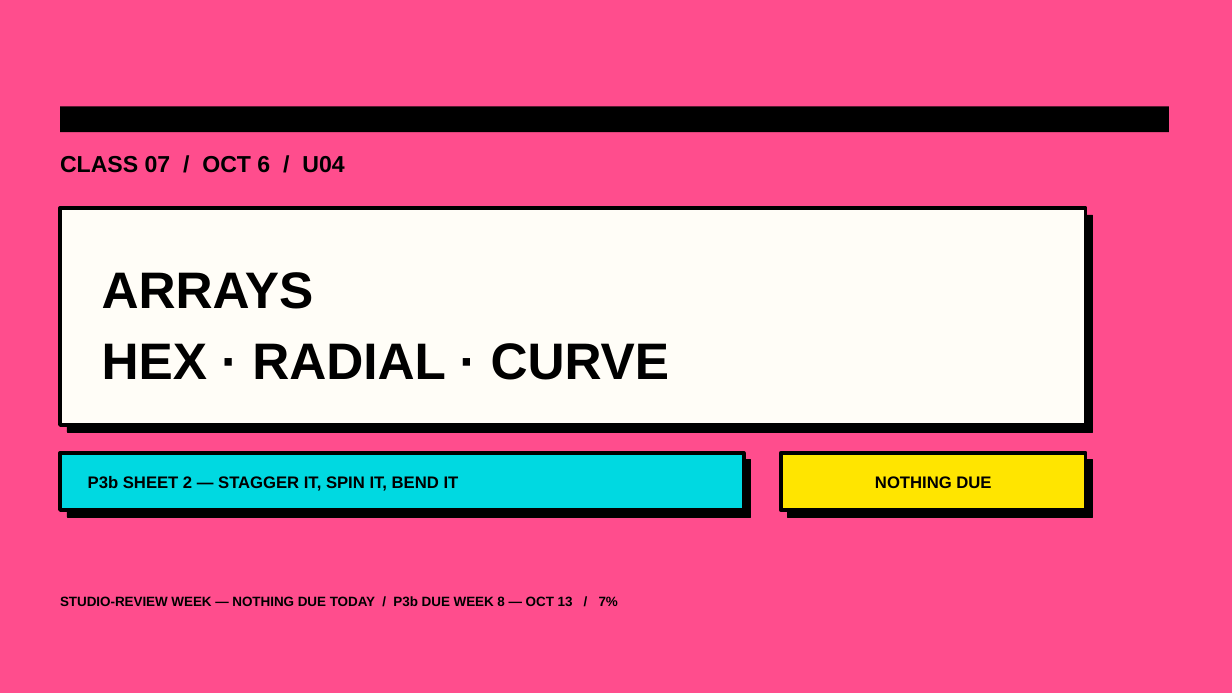
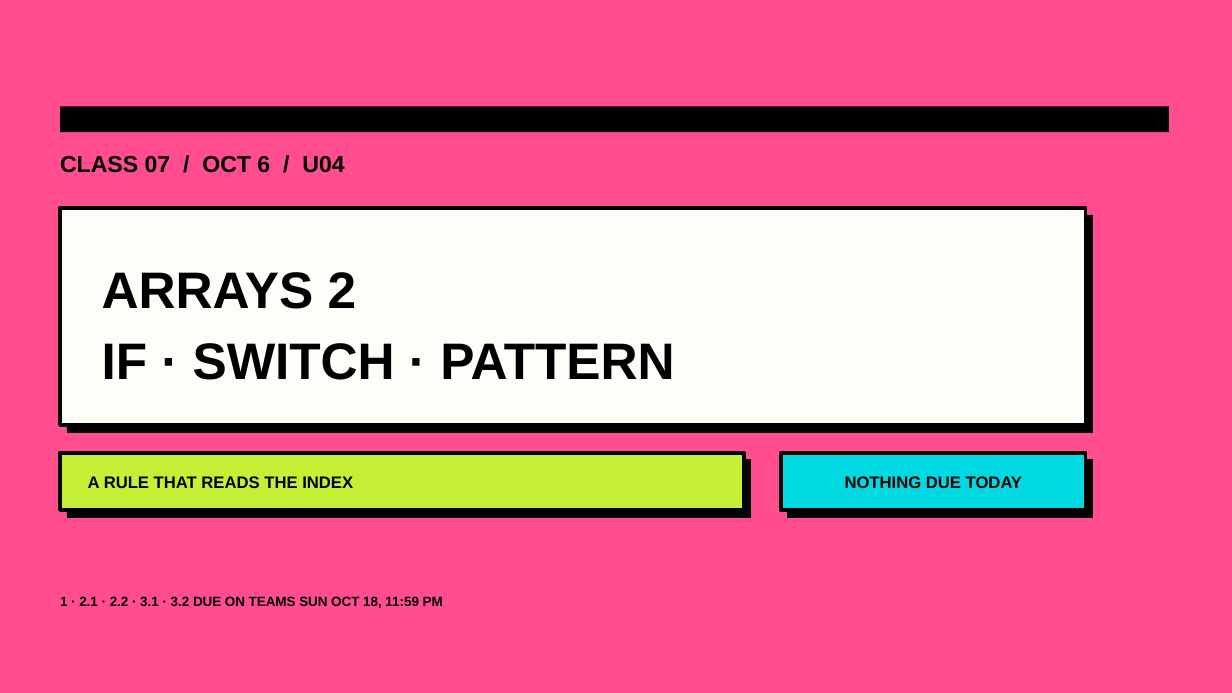
Before and after one commit to luigipacheco/arc3133, a slide deck: slide 1 of slides/ARC3133_Class07.pptx. Drawn at 1232x693 pixels with LibreOffice and Linux fonts; fonts in the diff are those of the drawing. Boxes give left, top, right and bottom in pixels: in the first picture for what was removed or moved away, otherwise in the second. Text is boxed around its words. In the diff, an @@ line names an element or a change of style, - is before the commit and + after.

```diff
--- a/slides/ARC3133_Class07.pptx
+++ b/slides/ARC3133_Class07.pptx
@@ text at (x1=102, y1=272, x2=674, y2=380): text changed @@
-ARRAYS
-HEX · RADIAL · CURVE
+ARRAYS 2
+IF · SWITCH · PATTERN
@@ rectangle at (x1=60, y1=453, x2=744, y2=510): fill #00D9E1 to #C6F035 @@
@@ text at (x1=88, y1=476, x2=353, y2=488): text changed @@
-P3b SHEET 2 — STAGGER IT, SPIN IT, BEND IT
+A RULE THAT READS THE INDEX
@@ rectangle at (x1=781, y1=453, x2=1086, y2=510): fill #FFE500 to #00D9E1 @@
@@ text at (x1=845, y1=476, x2=1022, y2=488): text changed @@
-NOTHING DUE
+NOTHING DUE TODAY
@@ text at (x1=60, y1=596, x2=443, y2=608): text changed @@
-STUDIO-REVIEW WEEK — NOTHING DUE TODAY / P3b DUE WEEK 8 — OCT 13 / 7%
+1 · 2.1 · 2.2 · 3.1 · 3.2 DUE ON TEAMS SUN OCT 18, 11:59 PM
```
Also in this commit, not shown: 3 other slides changed, 11 slides added, 8 slides removed, 18 other files.
